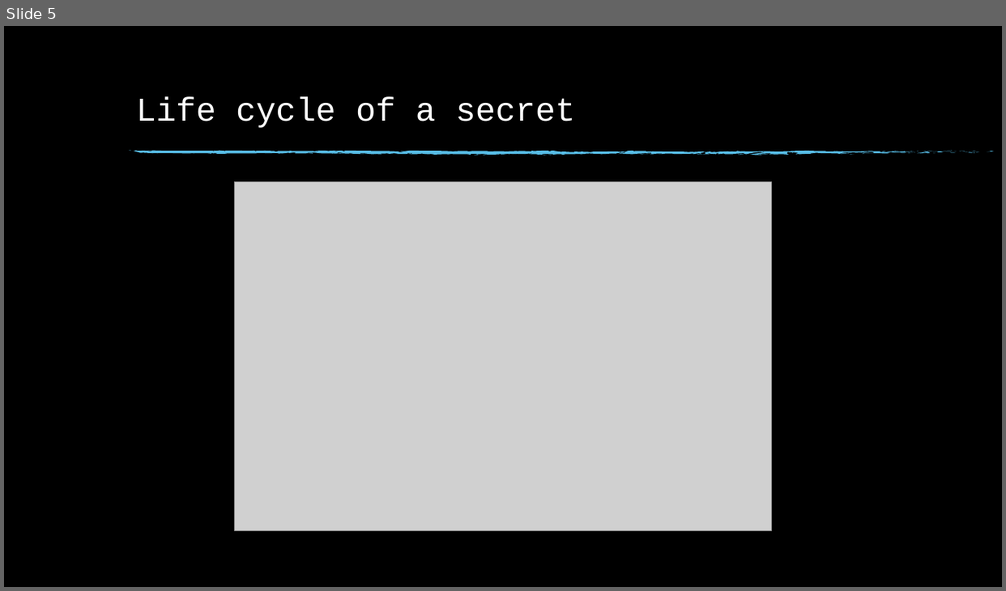
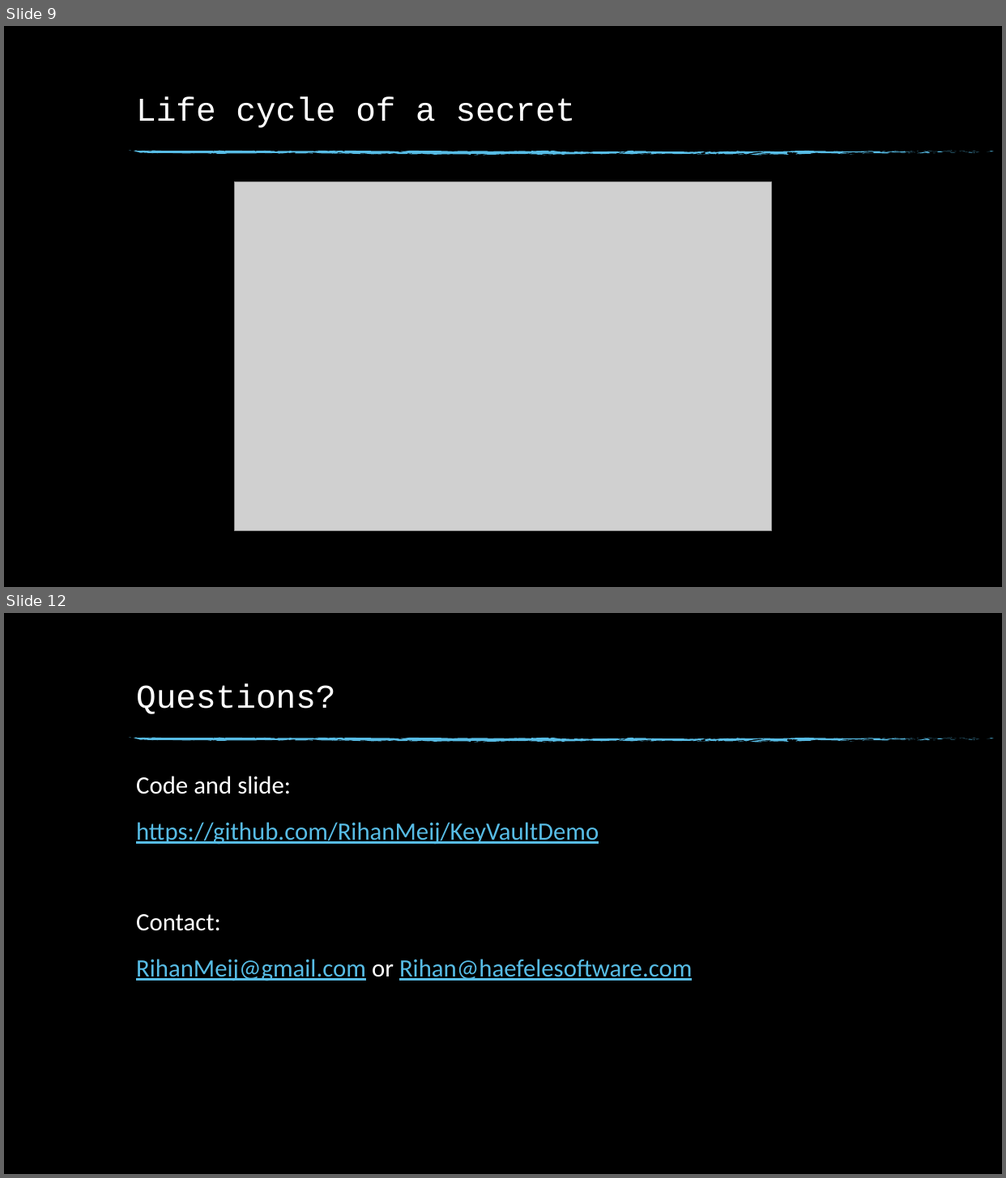
Before and after one commit to RihanMeij/KeyVaultDemo, a slide deck: Key Vault.pptx. Shown one above the other, each under a label of ours: slide 5 before the commit, slides 9 and 12 after it; the slides between them are not shown. The pictures are 1006x591 and 1006x1178 pixels, drawn with LibreOffice and Linux fonts; fonts in the diff are those of the drawing; grey boxes stand for pictures; background and template pictures are left out. Boxes give left, top, right and bottom in pixels: in the first picture for what was removed or moved away, otherwise in the second. Text is boxed around its words. In the diff, an @@ line names an element or a change of style, - is before the commit and + after.

Commit message:
Final demo commit

```diff
--- a/Key Vault.pptx
+++ b/Key Vault.pptx
@@ slide 12 added at box(4, 613, 1002, 1174), background picture (left out); not listed: 74 template elements that a slide beside it also shows @@
@@ title added at box(136, 683, 335, 714), 32 pt, text #FFFFFF @@
+Questions?
@@ text added at box(136, 776, 692, 982), 24 pt, text #57BCE5, underline @@
+Code and slide:
+https://github.com/RihanMeij/KeyVaultDemo
+Contact:
+RihanMeij@gmail.com or Rihan@haefelesoftware.com
@@ what was slide 5 is now slide 9 @@
```
Also in this commit, not shown: 3 slides changed, 7 other slides added, 2 slides removed, 4 other files.
